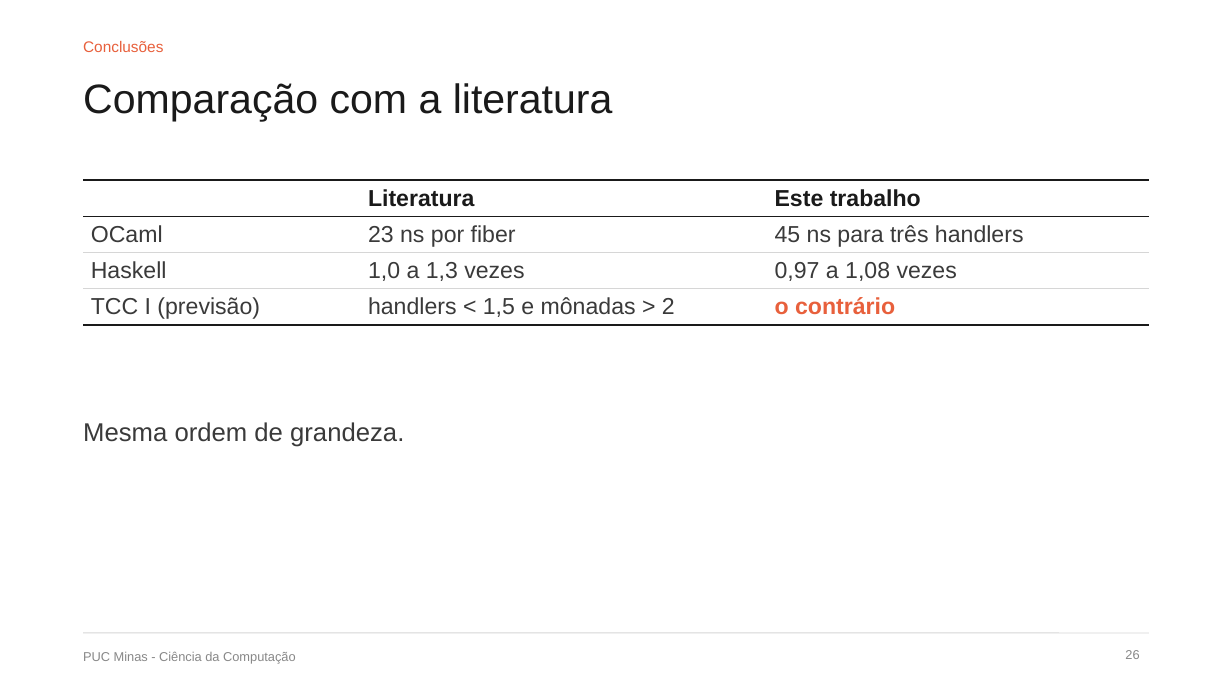
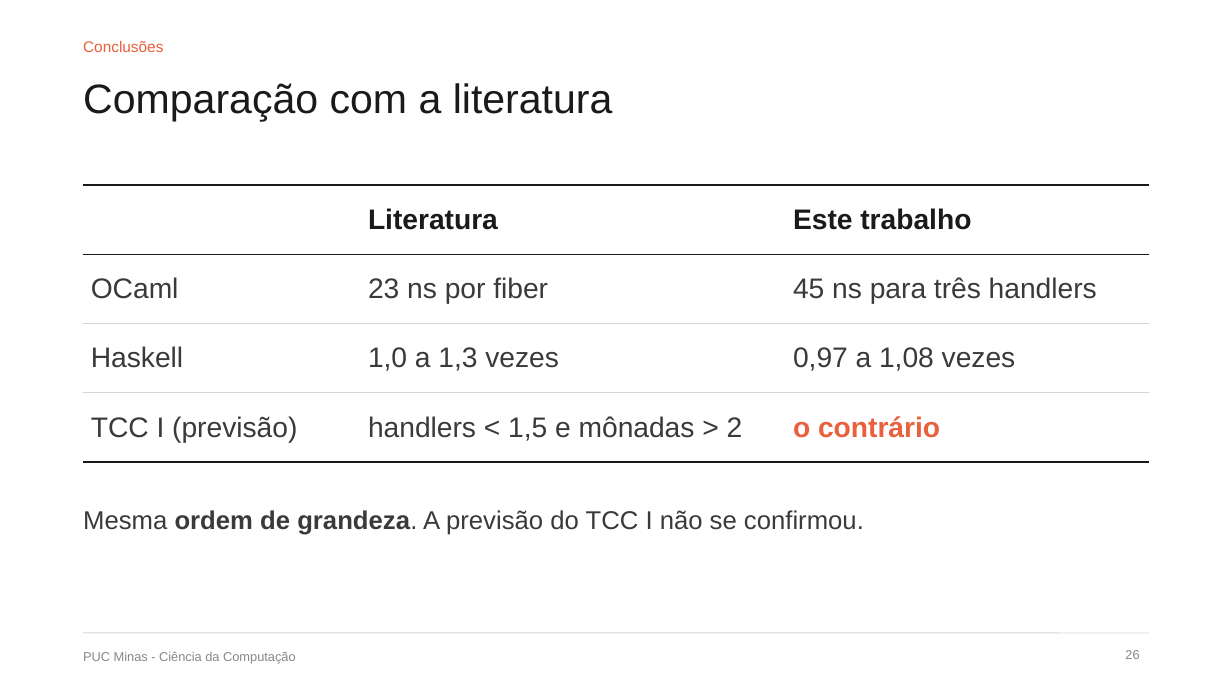
Before and after one commit to DiegoMarchioni/TCC, a slide deck: slide 26 of apresentacao/dissertacao/defesa.pptx. Drawn at 1232x693 pixels with LibreOffice and Linux fonts; fonts in the diff are those of the drawing. Boxes give left, top, right and bottom in pixels: in the first picture for what was removed or moved away, otherwise in the second. Text is boxed around its words. In the diff, an @@ line names an element or a change of style, - is before the commit and + after.

```diff
--- a/apresentacao/dissertacao/defesa.pptx
+++ b/apresentacao/dissertacao/defesa.pptx
@@ table at box(83, 185, 1149, 447) @@
@@ size 18 to 22 pt @@
@@ table: place and size @@
-table at box(83, 180, 1149, 323)
+table at box(83, 185, 1149, 447)
@@ text at box(83, 510, 864, 535): text changed @@
-Mesma ordem de grandeza.
+Mesma ordem de grandeza. A previsão do TCC I não se confirmou.
```
Also in this commit, not shown: 10 other slides changed, 1 other file.
